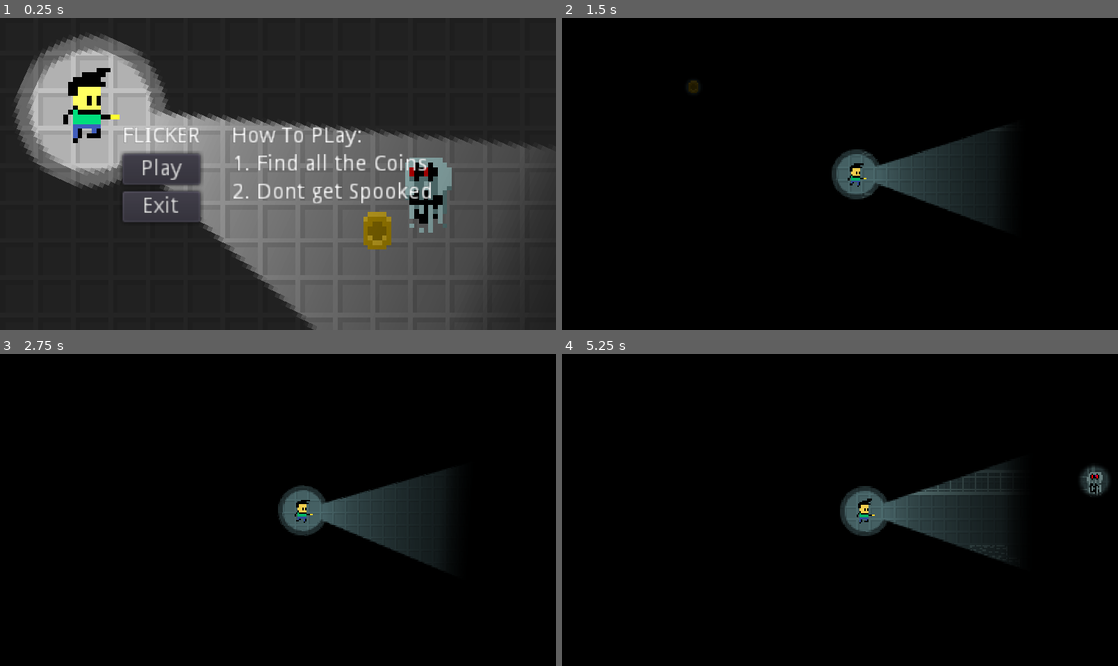
Above: before the commit, frames 1-4 (two rows, left to right).
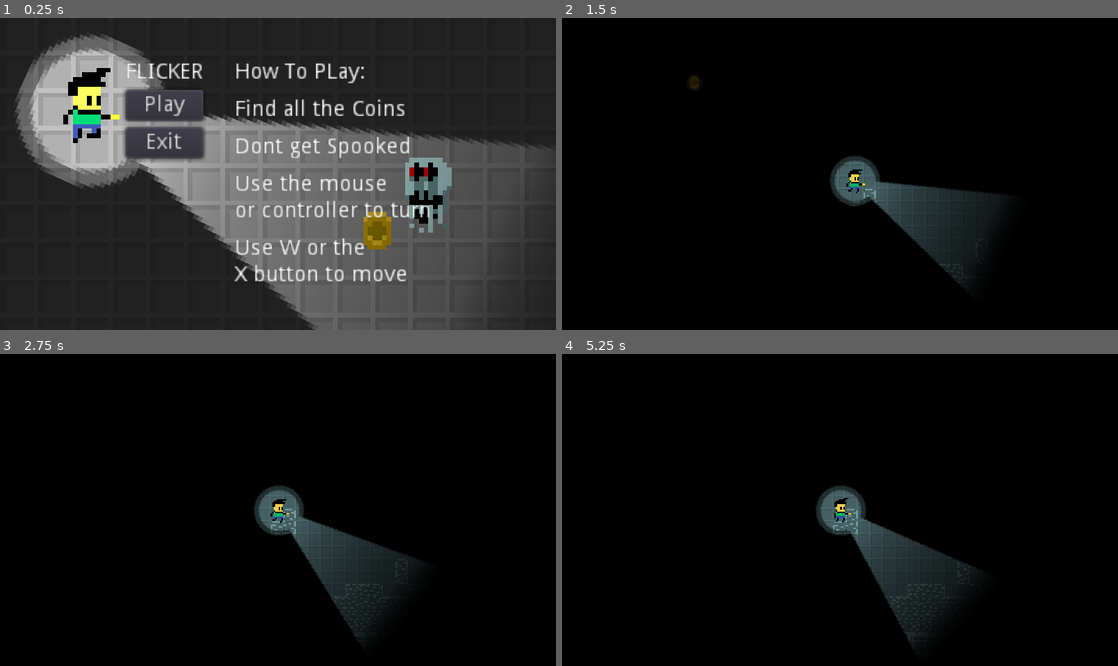
Above: after the commit, the same moments.

Repository: BeanPoleGamesDev/Flicker
Game: Godot game, scene res://menus/Start.tscn
Same seed, same stepped clock (60 frames per second), same inputs: the game is played once before the commit and once after it.
Inputs (mouse positions are in pixels of both pictures, inside the frame that each line leads up to):
- Up to frame 1 (0.25 s): no input
- Up to frame 2 (1.5 s): click "Play" at 0.5 s; move the mouse to (867, 174) at 1.27 s; hold Up (ui_up) from 1.28 s (still down)
- Up to frame 3 (2.75 s): keep holding Up (ui_up); move the mouse to (250, 510) at 2.02 s
- Up to frame 4 (5.25 s): keep holding Up (ui_up); tap Enter at 2.75 s; move the mouse to (851, 503) at 2.77 s; move the mouse to (834, 516) at 3.52 s; tap Space at 4.25 s; move the mouse to (878, 513) at 4.27 s; move the mouse to (795, 506) at 5.02 s

The runs differ from the first frame. In frame 1, 11% of the frame differs, in the area x 2-99%, y 5-100%; in frame 2, 6.4%; in frame 3, 9.2%; in frame 4, 9.7%.

Commit message:
update start menu

Diff:
--- a/agents/PlayerInput.gd
+++ b/agents/PlayerInput.gd
@@ -4,23 +4,17 @@
 var mouse_input = Vector2.ZERO
 var joy_input = Vector2.ZERO
 
-
 var motion = Vector2.ZERO
 
 var angle = 0
 var last_ang = 0
+
 var direction = Vector2.ZERO
 var movement = Vector2.ZERO
 var compass = Vector2.ZERO
 var last_com = Vector2.ZERO
+
 var click = 0
-
-var actions = {
-	'ui_up': 0,
-	'ui_down': 0,
-	'ui_left': 0,
-	'ui_right': 0
-}
 
 var use_joy = false
 
@@ -39,7 +33,6 @@
 
 	if use_joy:
 		motion = (joy_input+motion)/2
-#		joy_input -= joy_input*joy_smooth*delta
 
 	handle_angle()
 	handle_direction()
@@ -67,8 +60,6 @@
 func handle_joystick(event):
 	if event is InputEventJoypadMotion:
 		use_joy = true
-
-		print(joy_input, '  - ', motion)
 
 		if event.axis == 0 || event.axis == 2:
 			joy_input.x = event.axis_value
--- a/menus/Start.tscn
+++ b/menus/Start.tscn
@@ -28,10 +28,10 @@
 }
 
 [node name="HBoxContainer" type="HBoxContainer" parent="CanvasLayer/Control/CenterContainer"]
-margin_left = 185.0
-margin_top = 129.0
-margin_right = 384.0
-margin_bottom = 191.0
+margin_left = 187.0
+margin_top = 88.0
+margin_right = 383.0
+margin_bottom = 232.0
 custom_constants/separation = 20
 __meta__ = {
 "_edit_use_anchors_": false
@@ -39,7 +39,7 @@
 
 [node name="VBoxContainer" type="VBoxContainer" parent="CanvasLayer/Control/CenterContainer/HBoxContainer"]
 margin_right = 50.0
-margin_bottom = 62.0
+margin_bottom = 144.0
 
 [node name="Label" type="Label" parent="CanvasLayer/Control/CenterContainer/HBoxContainer/VBoxContainer"]
 margin_right = 50.0
@@ -60,25 +60,40 @@
 
 [node name="VBoxContainer2" type="VBoxContainer" parent="CanvasLayer/Control/CenterContainer/HBoxContainer"]
 margin_left = 70.0
-margin_right = 199.0
-margin_bottom = 62.0
+margin_right = 196.0
+margin_bottom = 144.0
+custom_constants/separation = 10
 
 [node name="Label" type="Label" parent="CanvasLayer/Control/CenterContainer/HBoxContainer/VBoxContainer2"]
-margin_right = 129.0
+margin_right = 126.0
 margin_bottom = 14.0
 text = "How To PLay:"
 
 [node name="Label2" type="Label" parent="CanvasLayer/Control/CenterContainer/HBoxContainer/VBoxContainer2"]
-margin_top = 18.0
-margin_right = 129.0
-margin_bottom = 32.0
-text = "1. Find all the Coins"
+margin_top = 24.0
+margin_right = 126.0
+margin_bottom = 38.0
+text = "Find all the Coins"
 
 [node name="Label3" type="Label" parent="CanvasLayer/Control/CenterContainer/HBoxContainer/VBoxContainer2"]
-margin_top = 36.0
-margin_right = 129.0
-margin_bottom = 50.0
-text = "2. Dont get Spooked"
+margin_top = 48.0
+margin_right = 126.0
+margin_bottom = 62.0
+text = "Dont get Spooked"
+
+[node name="Label5" type="Label" parent="CanvasLayer/Control/CenterContainer/HBoxContainer/VBoxContainer2"]
+margin_top = 72.0
+margin_right = 126.0
+margin_bottom = 103.0
+text = "Use the mouse
+or controller to turn"
+
+[node name="Label4" type="Label" parent="CanvasLayer/Control/CenterContainer/HBoxContainer/VBoxContainer2"]
+margin_top = 113.0
+margin_right = 126.0
+margin_bottom = 144.0
+text = "Use W or the
+X button to move"
 
 [node name="Node2D" type="Node2D" parent="."]
 scale = Vector2( 3, 3 )
@@ -106,7 +121,7 @@
 hframes = 3
 
 [node name="Light" parent="Node2D" instance=ExtResource( 6 )]
-position = Vector2( 18.8833, 19.6892 )
+position = Vector2( 19.0729, 19.6892 )
 rotation = 0.424262
 
 [node name="CanvasModulate" type="CanvasModulate" parent="."]
--- a/project.godot
+++ b/project.godot
@@ -71,6 +71,10 @@
 , Object(InputEventJoypadButton,"resource_local_to_scene":false,"resource_name":"","device":-1,"button_index":1,"pressure":0.0,"pressed":false,"script":null)
 , Object(InputEventKey,"resource_local_to_scene":false,"resource_name":"","device":0,"alt":false,"shift":false,"control":false,"meta":false,"command":false,"pressed":false,"scancode":87,"unicode":0,"echo":false,"script":null)
 , Object(InputEventKey,"resource_local_to_scene":false,"resource_name":"","device":0,"alt":false,"shift":false,"control":false,"meta":false,"command":false,"pressed":false,"scancode":16777232,"unicode":0,"echo":false,"script":null)
+, Object(InputEventKey,"resource_local_to_scene":false,"resource_name":"","device":0,"alt":false,"shift":false,"control":false,"meta":false,"command":false,"pressed":false,"scancode":32,"unicode":0,"echo":false,"script":null)
+, Object(InputEventJoypadButton,"resource_local_to_scene":false,"resource_name":"","device":-1,"button_index":0,"pressure":0.0,"pressed":false,"script":null)
+, Object(InputEventJoypadButton,"resource_local_to_scene":false,"resource_name":"","device":-1,"button_index":2,"pressure":0.0,"pressed":false,"script":null)
+, Object(InputEventJoypadButton,"resource_local_to_scene":false,"resource_name":"","device":-1,"button_index":3,"pressure":0.0,"pressed":false,"script":null)
  ]
 }
 
